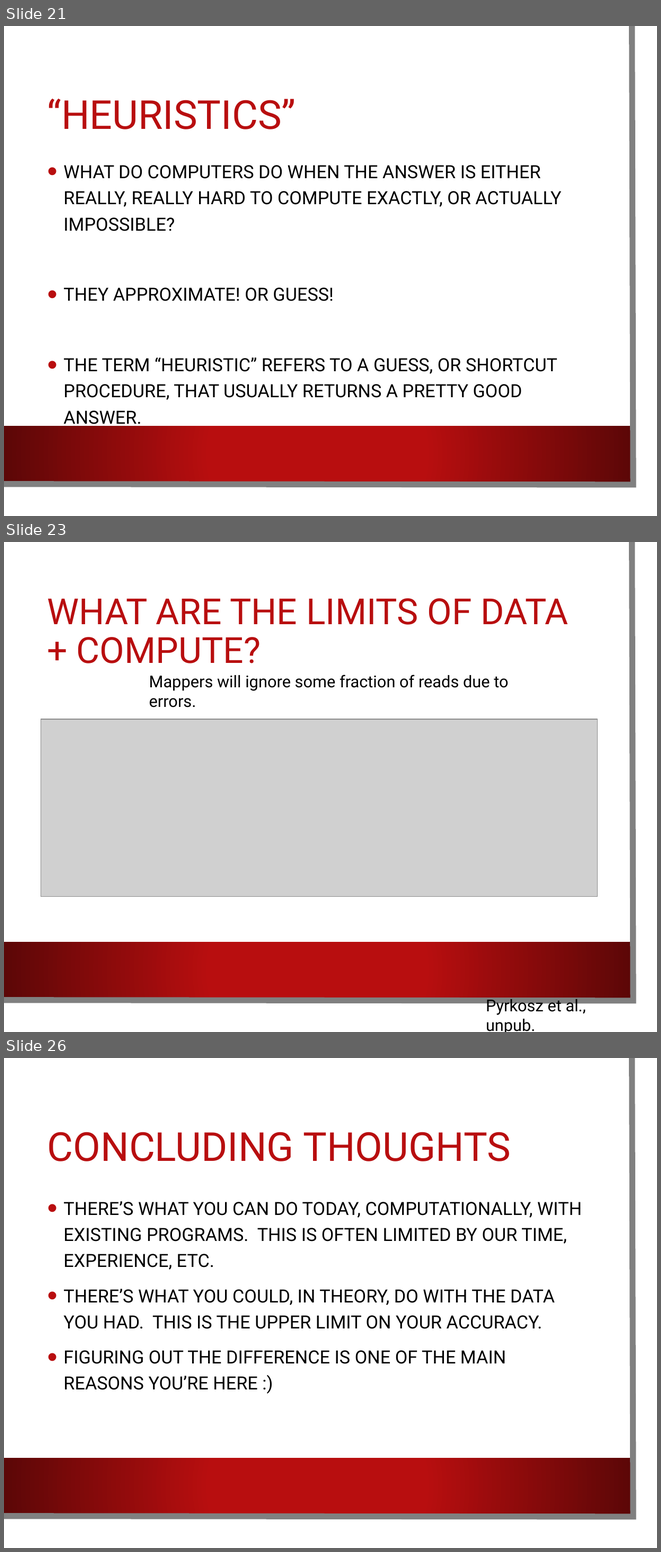
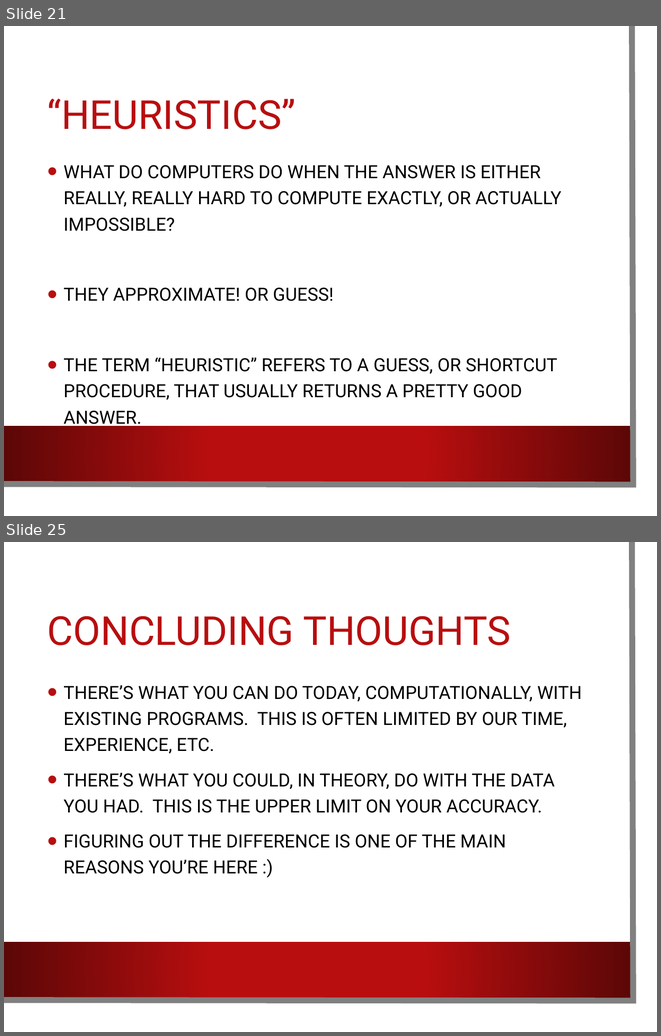
Before and after one commit to ngs-docs/angus, a slide deck: _static/2016-lecture1-welcome.pptx. Shown one above the other, each under a label of ours: slides 21, 23 and 26 before the commit, slides 21 and 25 after it; the slides between them are not shown. The pictures are 661x1552 and 661x1036 pixels, drawn with LibreOffice and Linux fonts; fonts in the diff are those of the drawing; grey boxes stand for pictures; background and template pictures are left out. Boxes give left, top, right and bottom in pixels: in the first picture for what was removed or moved away, otherwise in the second. Text is boxed around its words. In the diff, an @@ line names an element or a change of style, - is before the commit and + after.

```diff
--- a/_static/2016-lecture1-welcome.pptx
+++ b/_static/2016-lecture1-welcome.pptx
@@ slide 23 removed at <box>4,542,657,1032</box>, background picture (left out); not listed: 3 template elements that a slide beside it also shows @@
@@ title removed at <box>47,598,568,663</box> @@
-WHAT ARE THE LIMITS OF DATA + COMPUTE?
@@ text removed at <box>149,674,508,691</box> @@
-Mappers will ignore some fraction of reads due to errors.
@@ picture removed at <box>41,719,598,896</box> @@
@@ text removed at <box>486,996,586,1032</box> @@
-Pyrkosz et al., unpub.
@@ what was slide 26 is now slide 25 @@
```
Also in this commit, not shown: 3 slides changed, 2 slides added, 2 other slides removed, 10 other files.
